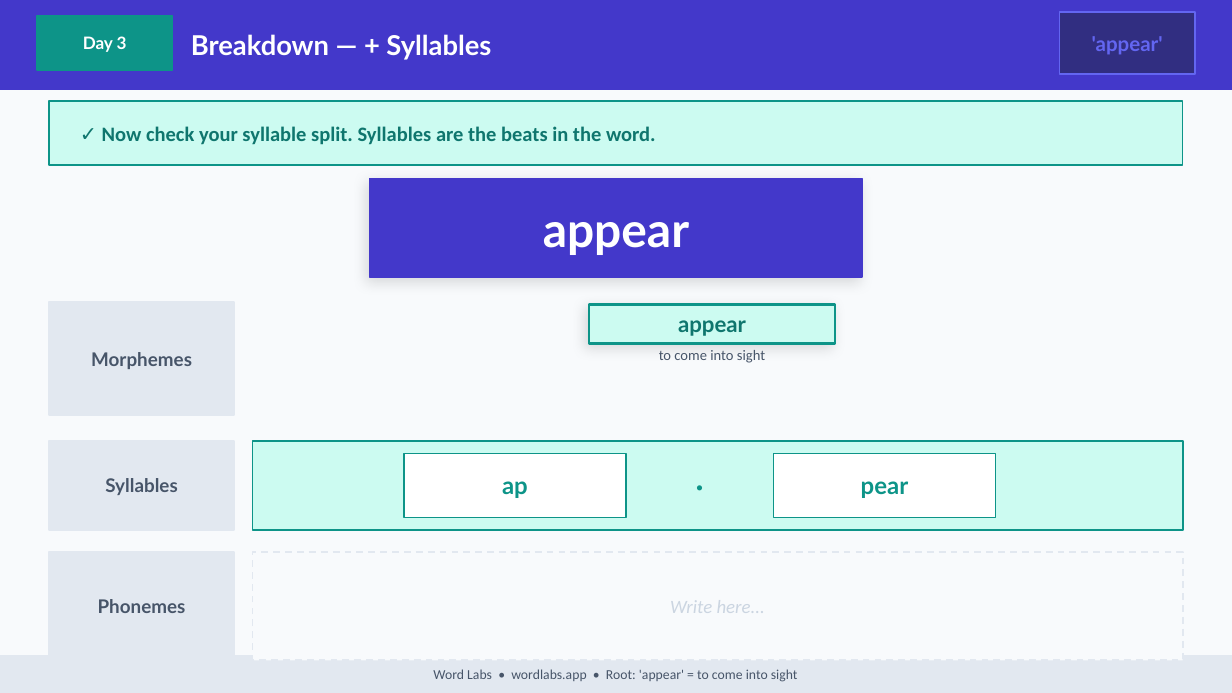
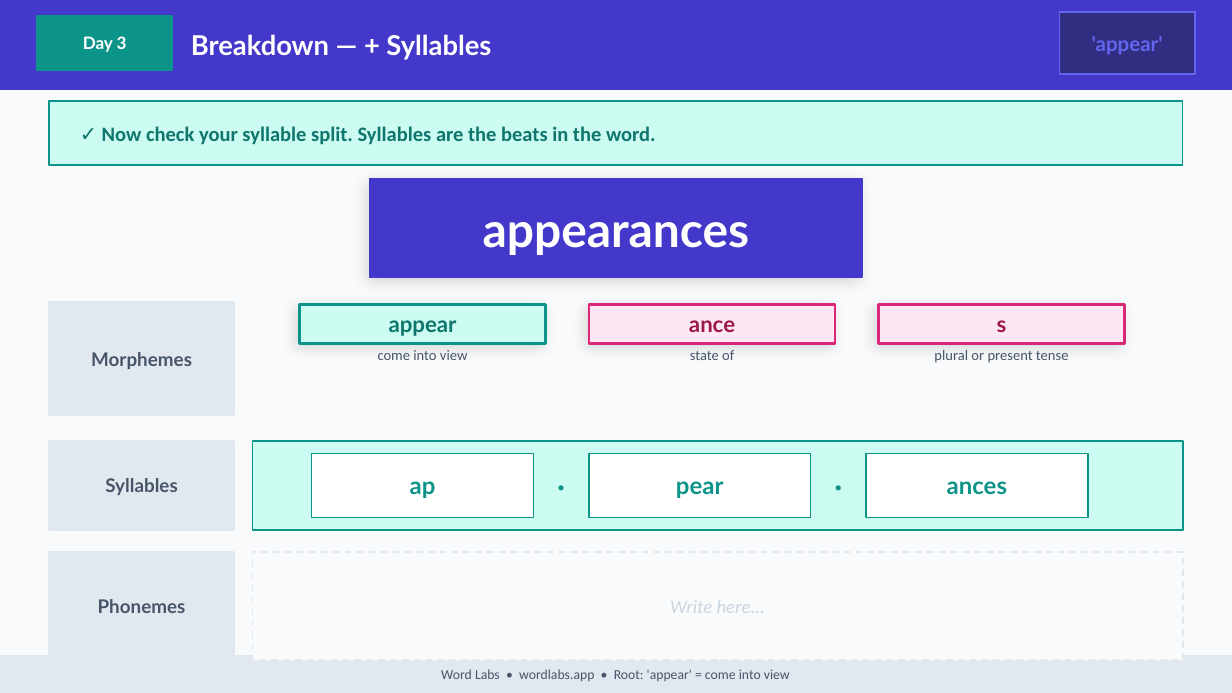
Before and after one commit to NickD135/morphology-builder, a slide deck: slide 30 of output/wordlabs-appear-3day.pptx. Drawn at 1232x693 pixels with LibreOffice and Linux fonts; fonts in the diff are those of the drawing. Boxes give left, top, right and bottom in pixels: in the first picture for what was removed or moved away, otherwise in the second. Text is boxed around its words. In the diff, an @@ line names an element or a change of style, - is before the commit and + after.

```diff
--- a/output/wordlabs-appear-3day.pptx
+++ b/output/wordlabs-appear-3day.pptx
@@ text at <box>483,222,750,255</box>: text changed @@
-appear
+appearances
@@ text "appear": place and size @@
-text "appear" at <box>678,320,746,336</box>
+text "appear" at <box>389,320,457,336</box>
@@ rectangle added at <box>299,304,546,344</box>, fill #CCFBF1, outline #0D9488 1.5 pt @@
@@ rectangle at <box>589,304,835,344</box>: fill #CCFBF1 to #FCE7F3; outline #0D9488 1.5 pt to #DB2777 1.5 pt @@
@@ text added at <box>689,320,735,332</box>, 13 pt, text #9D174D, bold @@
+ance
@@ rectangle added at <box>878,304,1125,344</box>, fill #FCE7F3, outline #DB2777 1.5 pt @@
@@ text added at <box>997,320,1007,332</box>, 13 pt, text #9D174D, bold @@
+s
@@ text added at <box>378,350,467,360</box>, 8.5 pt, text #475569 @@
+come into view
@@ text at <box>690,350,734,360</box>: text changed @@
-to come into sight
+state of
@@ text added at <box>934,350,1069,362</box>, 8.5 pt, text #475569 @@
+plural or present tense
@@ text "ap": place and size @@
-text "ap" at <box>502,481,528,498</box>
+text "ap" at <box>410,481,436,498</box>
@@ rectangle: place and size @@
-rectangle at <box>404,453,626,517</box>
+rectangle at <box>312,453,533,517</box>
@@ text "·" rewrapped from <box>626,453,774,517</box> to <box>533,453,589,517</box> @@
@@ text "pear": place and size @@
-text "pear" at <box>861,481,909,498</box>
+text "pear" at <box>676,481,724,498</box>
@@ rectangle added at <box>589,453,811,517</box>, fill #FFFFFF, outline #0D9488 1 pt @@
@@ text added at <box>811,453,866,517</box>, 16 pt, text #0D9488, bold @@
+·
@@ rectangle: place and size @@
-rectangle at <box>774,453,995,517</box>
+rectangle at <box>866,453,1088,517</box>
@@ text added at <box>947,481,1007,495</box>, 14 pt, text #0D9488, bold @@
+ances
@@ text at <box>441,669,790,681</box>: text changed @@
-Word Labs • wordlabs.app • Root: 'appear' = to come into sight
+Word Labs • wordlabs.app • Root: 'appear' = come into view
```
Also in this commit, not shown: 34 other slides changed, 4 other files.
